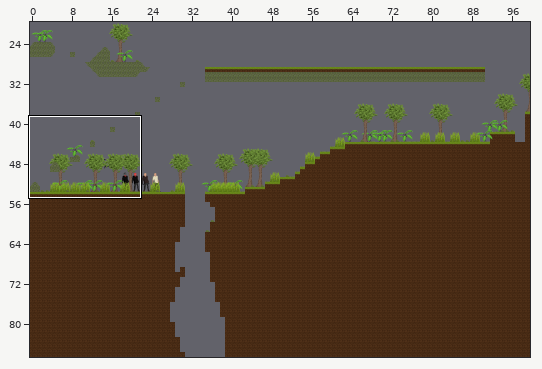
Two states of a Tiled map, resources/maps/test.tmx. The picture above shows the old version from afar; the outline marks the close-up.
Close-up. Before:
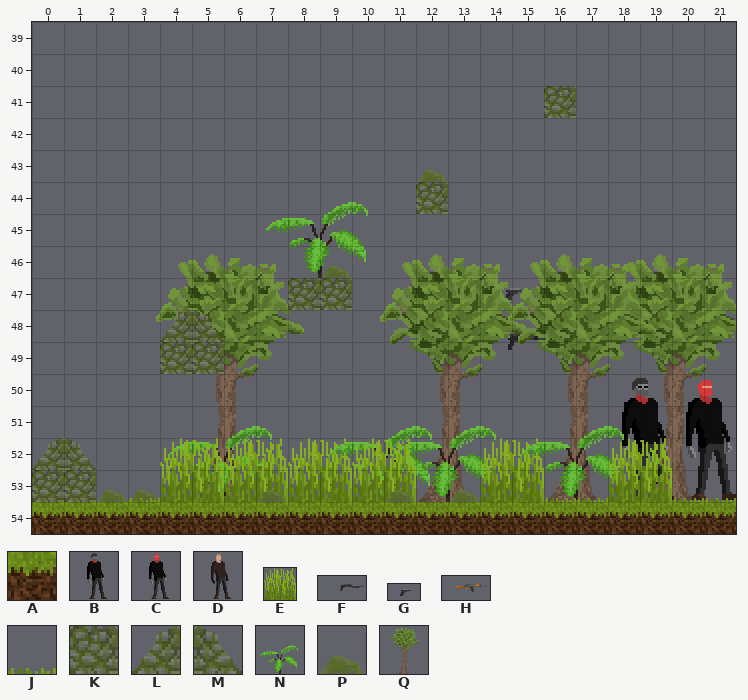
Cells are 16x16 px. Shown: x 0..21, y 39..54. The commit also changed other parts of the map, which this record leaves out.
Key: from "map_textures": A 2 "grass", B 3 "Enemy Heavy with Mask", C 4 "Enemy Heavy", D 6 "Enemy Soldier", E 8 "tall_grass_1", F 9 "default", G 10 "default", H 11 "default", J 12 "short_grass", K 13 "cobblestone", L 14 "cobblestone_diagonal_rig", M 15 "cobblestone_diagonal_lef", N 18 "fern", P 19 "algae_rock", Q 20 "tree".
_ is an empty cell.
Layers that did not change in this view are not listed.
Layer "Background Decorations" before, first column x 0:
39 ______________________
40 ______________________
41 ______________________
42 ______________________
43 ____________P_________
44 ______________________
45 ______________________
46 _______N______________
47 ______________G_______
48 _______________H______
49 _____________F________
50 ______________________
51 ______________________
52 ______________________
53 __QPN____Q_N_P__QB_C_D
54 ______________________
Layer "Walls" before, first column x 0:
39 ______________________
40 ______________________
41 ________________K_____
42 ______________________
43 ______________________
44 ____________K_________
45 ______________________
46 ______________________
47 ________KK____________
48 ____LM________________
49 ____KK________________
50 ______________________
51 ______________________
52 LM____________________
53 KK____________________
54 AAAAAAAAAAAAAAAAAAAAAA
Layer "Foreground Decorations" before, first column x 0:
39 ______________________
40 ______________________
41 ______________________
42 ______________________
43 ______________________
44 ______________________
45 ______________________
46 _________P____________
47 ______________________
48 ______________________
49 ______________________
50 ______________________
51 ______________________
52 ______________________
53 __PJE_EPENEP_QENJJE_JJ
54 ______________________
After the commit:
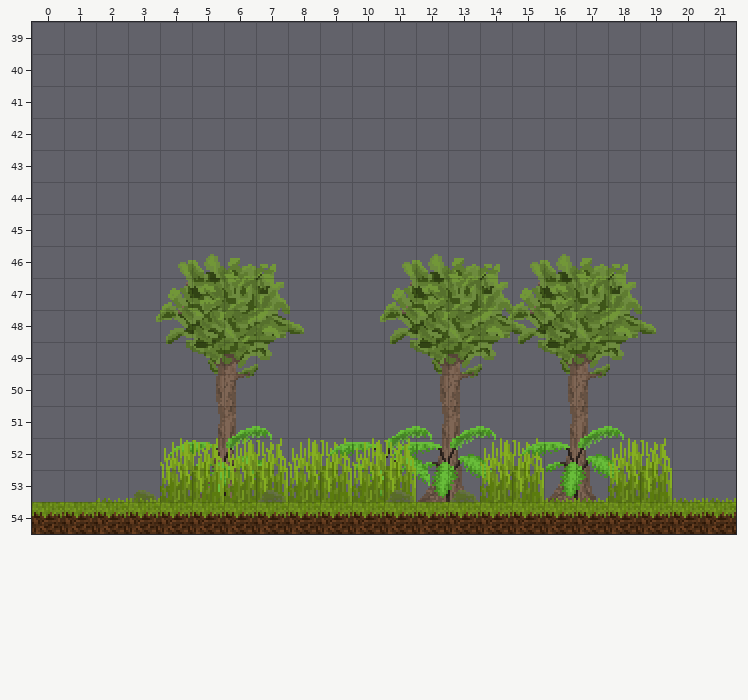
Change:
Layer "Background Decorations":
Tile B becomes tile J in row 53 at x 17.
Tile D becomes tile J in row 53 at x 21.
Tile Q becomes tile J in row 53 at x 16.
Tile C is removed in row 53 at x 19.
Tile F is removed in row 49 at x 13.
Tile G is removed in row 47 at x 14.
Tile H is removed in row 48 at x 15.
Tile N is removed in row 46 at x 7.
Tile P is removed in row 43 at x 12.
Layer "Walls":
Tile K is removed in row 41 at x 16; in row 44 at x 12; in row 47 at x 8 to 9; in row 49 at x 4 to 5; in row 53 at x 0 to 1.
Tile L is removed in row 48 at x 4; in row 52 at x 0.
Tile M is removed in row 48 at x 5; in row 52 at x 1.
Layer "Foreground Decorations":
Tile P becomes tile J in row 53 at x 2.
Tile P is removed in row 46 at x 9.
Pixel boxes of the changes (left, top, right, bottom) in both close-ups:
removed: (544, 86, 576, 118)
removed: (266, 202, 368, 310)
removed: (416, 170, 448, 214)
changed: (506, 254, 736, 502)
removed: (160, 310, 224, 374)
changed: (32, 438, 128, 502)
